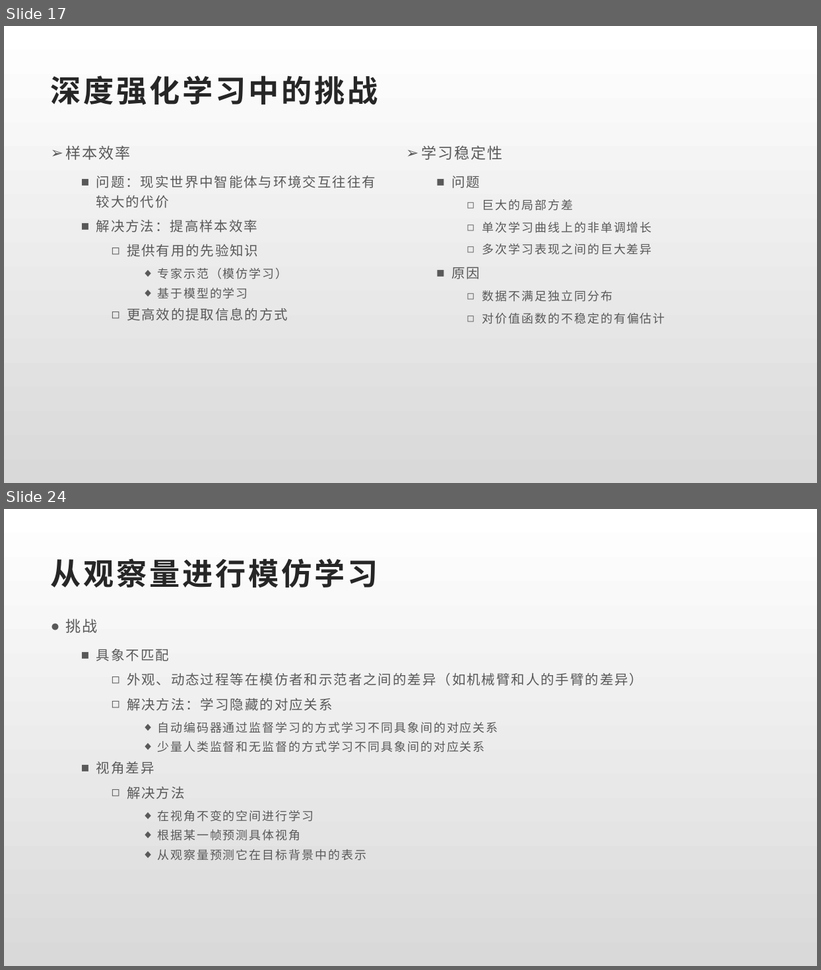
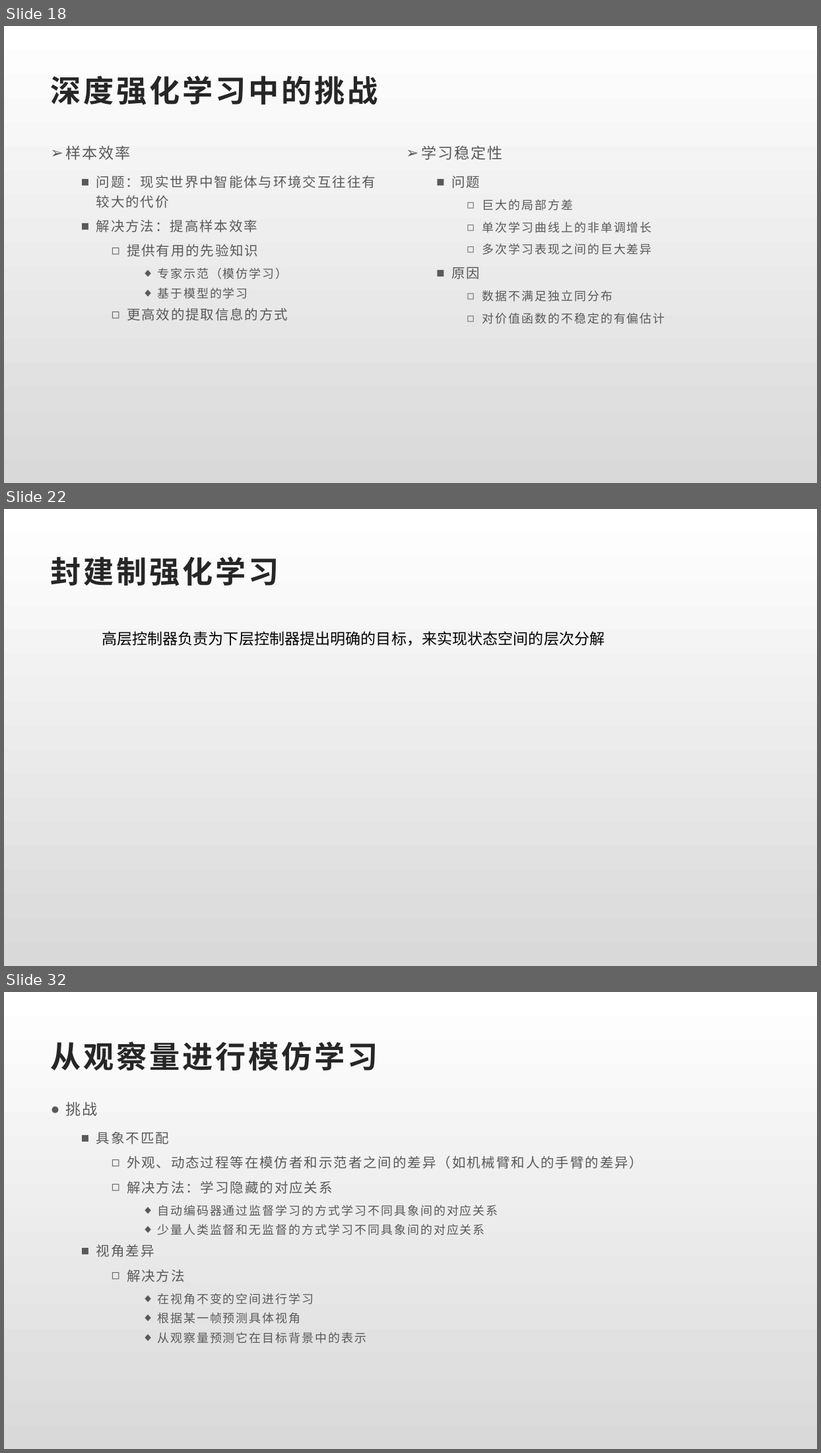
Before and after one commit to youchenlong/Code, a slide deck: Python/RL/深度强化学习.pptx. Shown one above the other, each under a label of ours: slides 17 and 24 before the commit, slides 18, 22 and 32 after it; the slides between them are not shown. The pictures are 821x970 and 821x1453 pixels, drawn with LibreOffice and Linux fonts; fonts in the diff are those of the drawing; background and template pictures are left out. Boxes give left, top, right and bottom in pixels: in the first picture for what was removed or moved away, otherwise in the second. Text is boxed around its words. In the diff, an @@ line names an element or a change of style, - is before the commit and + after.

```diff
--- a/Python/RL/深度强化学习.pptx
+++ b/Python/RL/深度强化学习.pptx
@@ slide 22 added at (4, 509, 817, 966), background gradient #FFFFFF to #D9D9D9 @@
@@ text added at (51, 557, 279, 586), 36 pt, text #262626, bold @@
+封建制强化学习
@@ text added at (102, 631, 605, 646), 18 pt, text #000000 @@
+高层控制器负责为下层控制器提出明确的目标，来实现状态空间的层次分解
@@ what was slide 17 is now slide 18 @@
@@ what was slide 24 is now slide 32 @@
```
Also in this commit, not shown: 11 slides changed, 7 other slides added, 27 other files.
